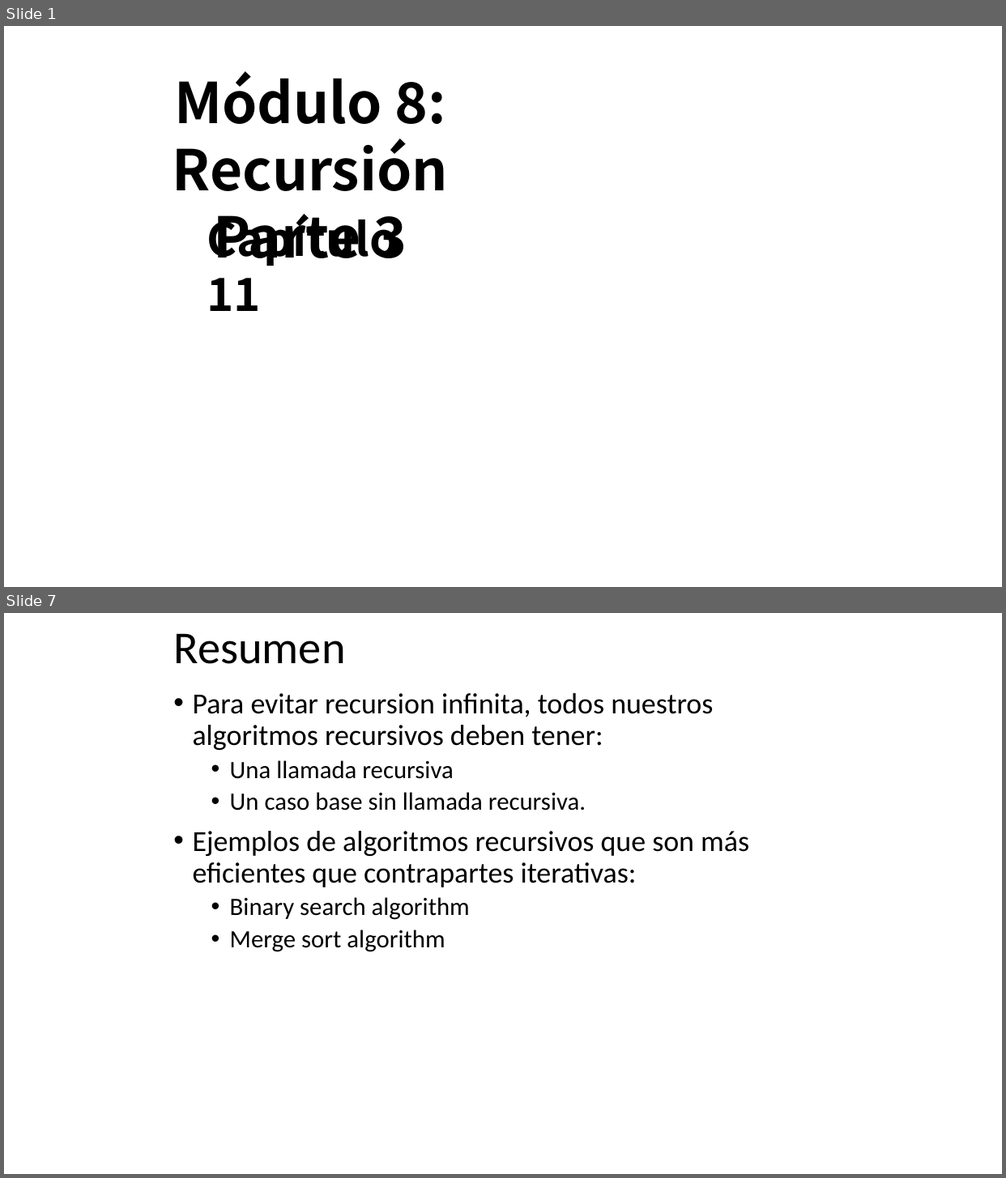
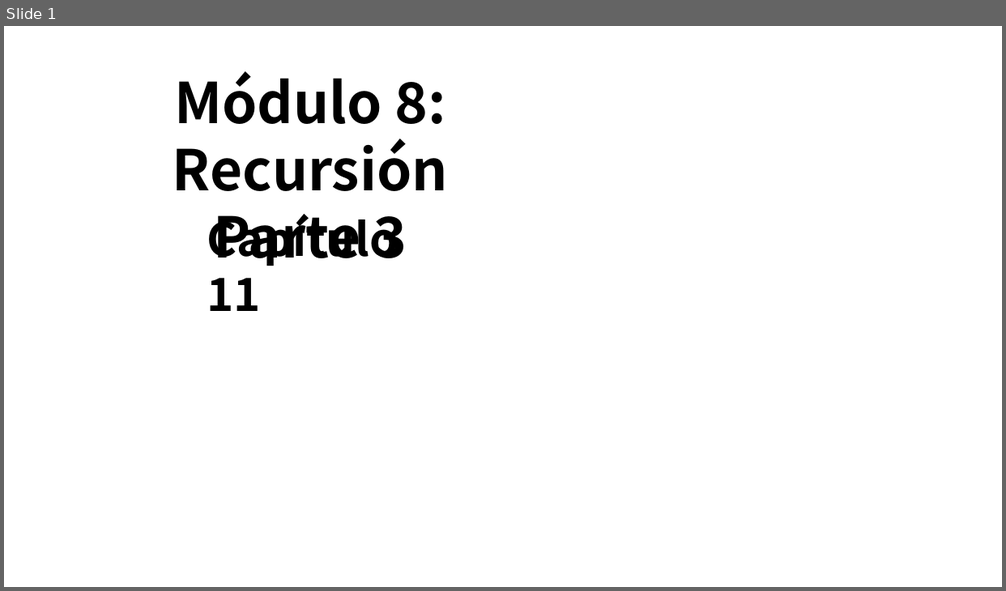
Before and after one commit to OMardil/INFO2, a slide deck: MOD08_Recursion/01 Presentacion/INFO2_MOD08_3-Merge_Sort.pptx. Shown one above the other, each under a label of ours: slides 1 and 7 before the commit, slide 1 after it; the slides between them are not shown. The pictures are 1006x1178 and 1006x591 pixels, drawn with LibreOffice and Linux fonts; fonts in the diff are those of the drawing; background and template pictures are left out. Boxes give left, top, right and bottom in pixels: in the first picture for what was removed or moved away, otherwise in the second. Text is boxed around its words. In the diff, an @@ line names an element or a change of style, - is before the commit and + after.

```diff
--- a/MOD08_Recursion/01 Presentacion/INFO2_MOD08_3-Merge_Sort.pptx
+++ b/MOD08_Recursion/01 Presentacion/INFO2_MOD08_3-Merge_Sort.pptx
@@ slide 7 removed at [4, 613, 1002, 1174], background #FFFFFF @@
@@ title removed at [173, 633, 345, 664] @@
-Resumen
@@ text removed at [193, 693, 749, 952] @@
-• Para evitar recursion infinita, todos nuestros algoritmos recursivos deben tener:
-  • Una llamada recursiva
-  • Un caso base sin llamada recursiva.
-• Ejemplos de algoritmos recursivos que son más eficientes que contrapartes iterativas:
-  • Binary search algorithm
-  • Merge sort algorithm
```
Also in this commit, not shown: 2 slides changed, 9 slides added, 3 other slides removed, 3 other files.
